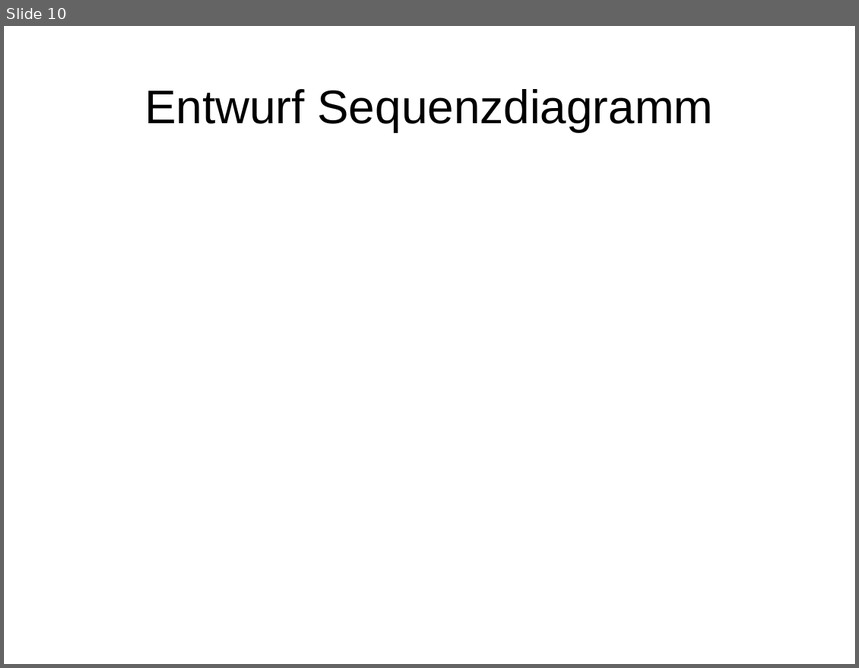
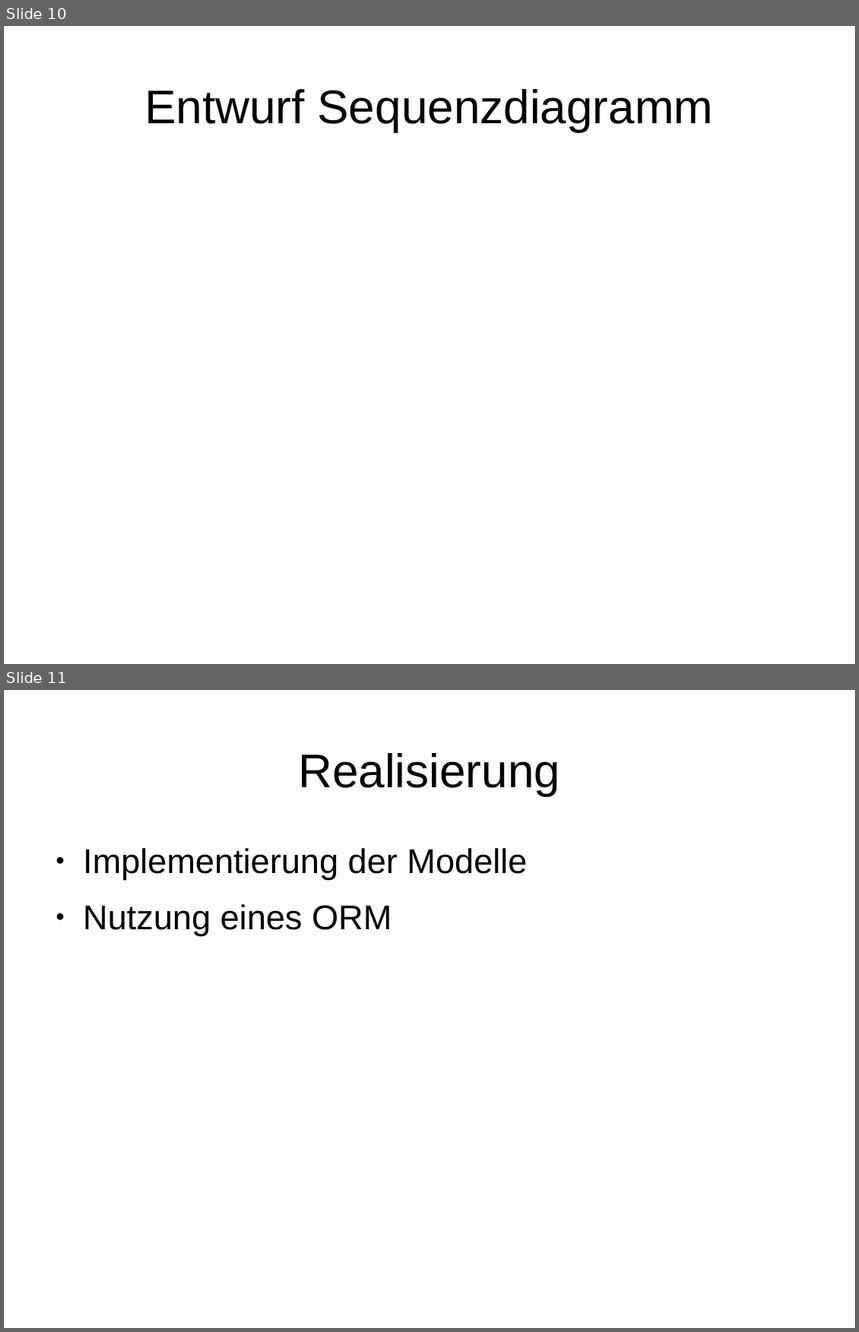
Before and after one commit to janhelmle/weiterbildung_fachinformatiker_ihk_projektantrag, a slide deck: praesentation/presentation_v1.odp. Shown one above the other, each under a label of ours: slide 10 before the commit, slides 10 and 11 after it. The pictures are 859x668 and 859x1332 pixels, drawn with LibreOffice and Linux fonts; fonts in the diff are those of the drawing. Boxes give left, top, right and bottom in pixels: in the first picture for what was removed or moved away, otherwise in the second. Text is boxed around its words. In the diff, an @@ line names an element or a change of style, - is before the commit and + after.

```diff
--- a/praesentation/presentation_v1.odp
+++ b/praesentation/presentation_v1.odp
@@ slide 11 added at [4, 690, 855, 1328], background #FFFFFF @@
@@ title added at [298, 753, 560, 796], 44 pt, text #000000 @@
+Realisierung
@@ text added at [83, 848, 527, 936], 32 pt, text #000000 @@
+● Implementierung der Modelle
+● Nutzung eines ORM
```
Also in this commit, not shown: 4 slides changed, 1 other slide added, 2 slides removed, 1 other file.
